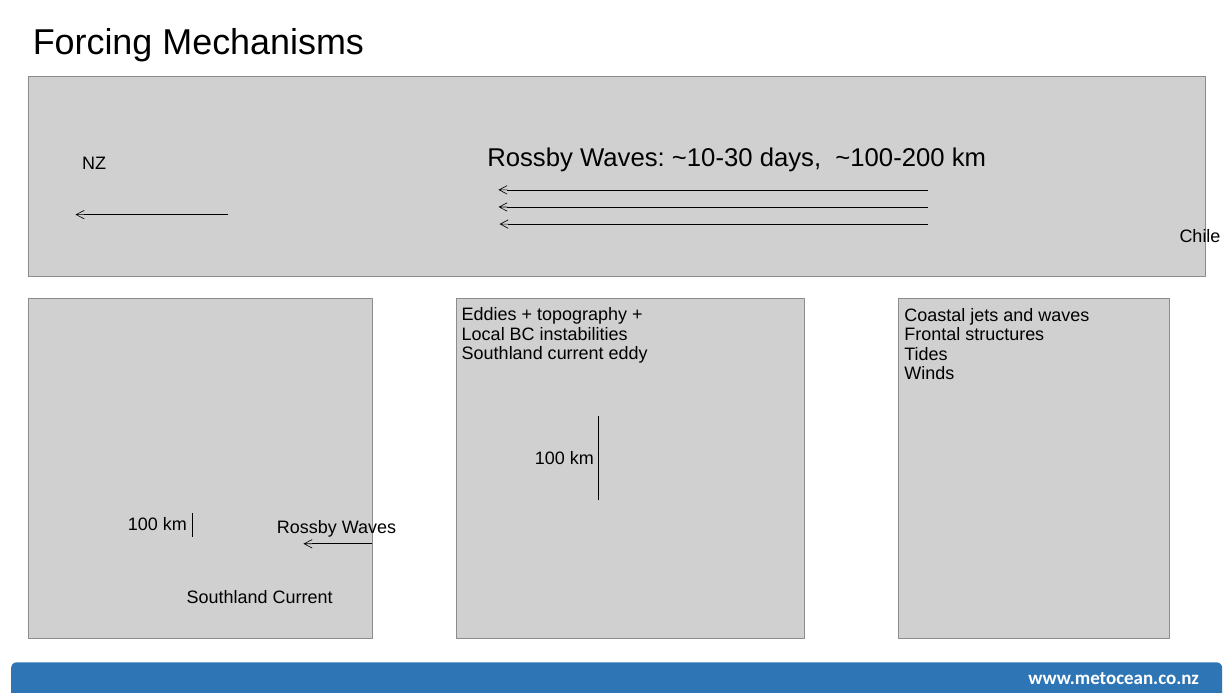
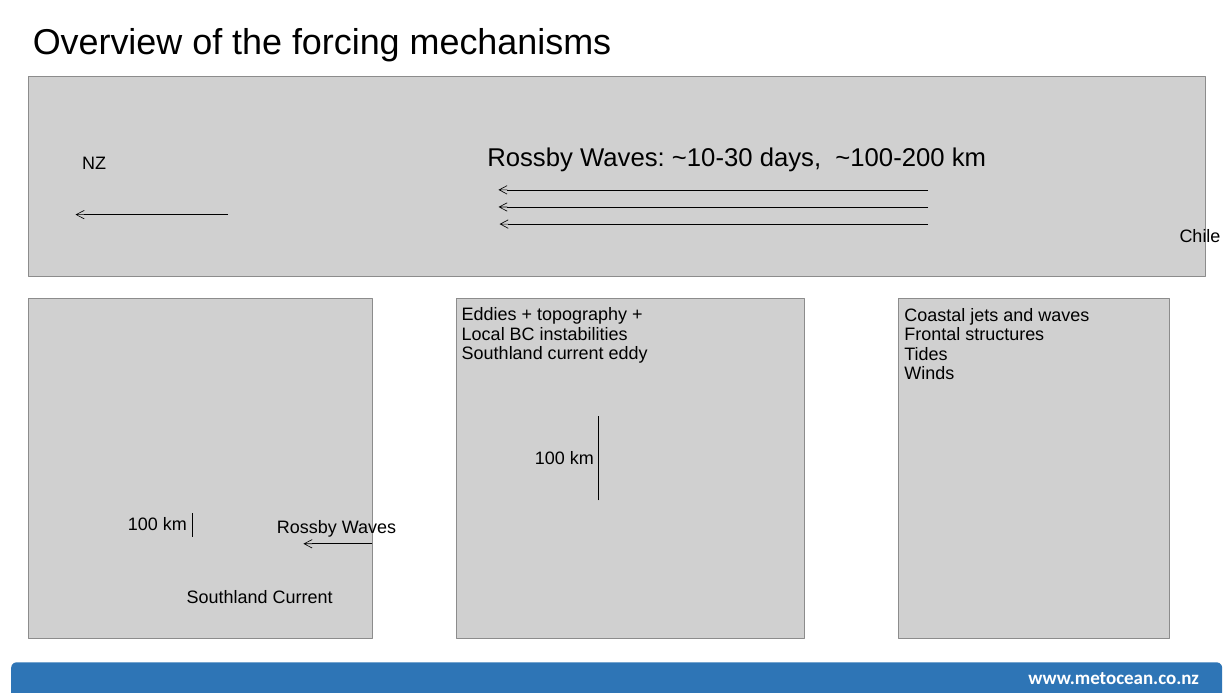
Before and after one commit to rsoutelino/CeP2015, a slide deck: slide 4 of soutelino_MSL_CeP2015.pptx. Drawn at 1232x693 pixels with LibreOffice and Linux fonts; fonts in the diff are those of the drawing; grey boxes stand for pictures. Boxes give left, top, right and bottom in pixels: in the first picture for what was removed or moved away, otherwise in the second. Text is boxed around its words. In the diff, an @@ line names an element or a change of style, - is before the commit and + after.

```diff
--- a/soutelino_MSL_CeP2015.pptx
+++ b/soutelino_MSL_CeP2015.pptx
@@ text at (33,28,611,61): text changed @@
-Forcing Mechanisms
+Overview of the forcing mechanisms
```
Also in this commit, not shown: 12 other slides changed, 1 slide removed.
